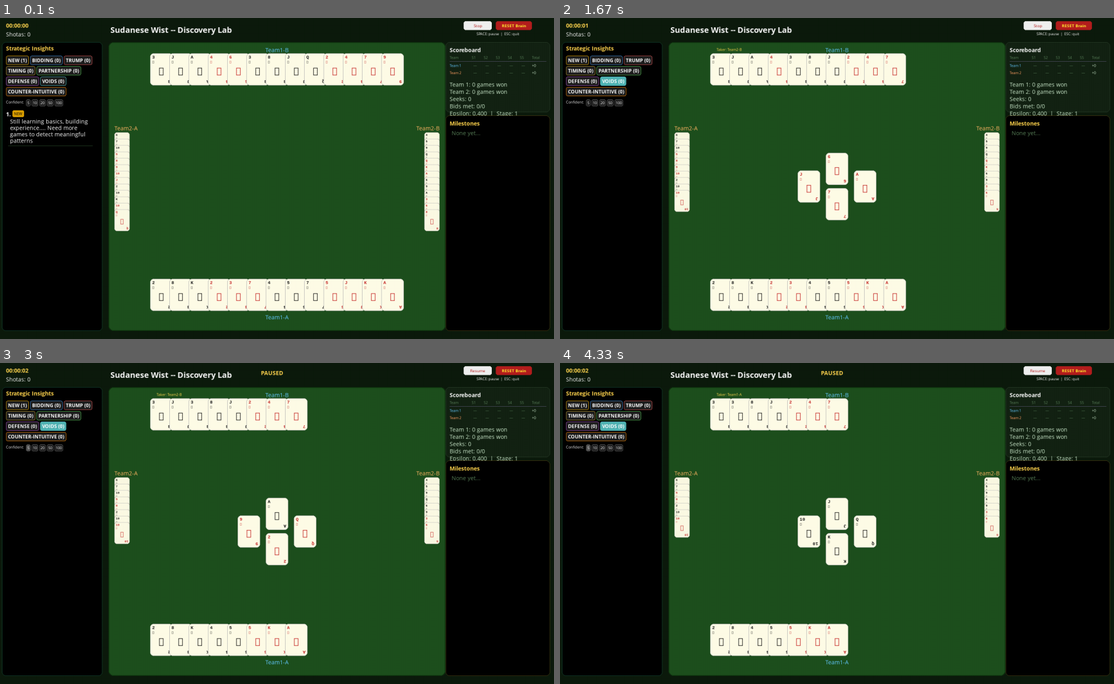
Above: before the commit, frames 1-4 (two rows, left to right).
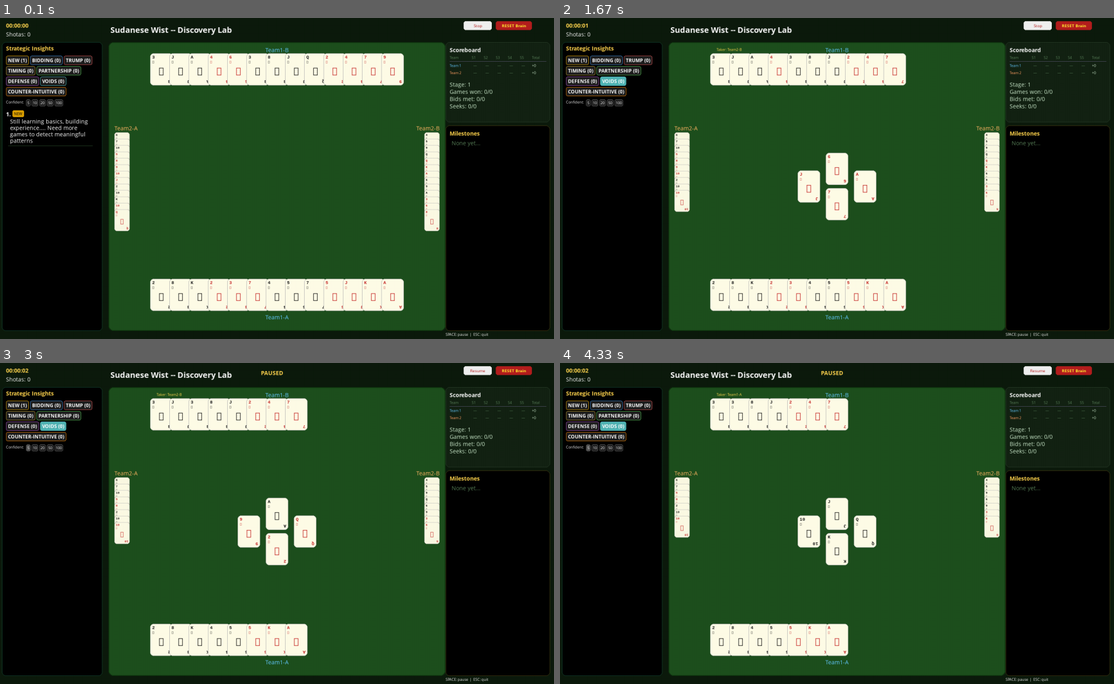
Above: after the commit, the same moments.

Repository: aamagzoub/engineering-intelligence
Game: pygame game, started from gui_wist_discovery/main.py
Same seed, same stepped clock (60 frames per second), same inputs: the game is played once before the commit and once after it.
Inputs (mouse positions are in pixels of both pictures, inside the frame that each line leads up to):
- Up to frame 1 (0.1 s): no input
- Up to frame 2 (1.67 s): click "RESET Brain" at 0.38 s; click (632, 146) at 0.72 s; click "VOIDS (0)" at 1.05 s; click (659, 223) at 1.38 s
- Up to frame 3 (3 s): click "5" at 1.72 s; click (360, 414) at 2.62 s; tap Space at 2.9 s
- Up to frame 4 (4.33 s): tap Space at 3.3, 3.6 s; click (964, 523) at 4.18 s

The runs differ from the first frame. In frame 1, 1.1% of the frame differs, in the area x 80-100%, y 4-100%; in frame 2, 1.1%; in frame 3, 1.1%; in frame 4, 1.1%.

Commit message:
v3.1.6 scoreboard: per-team stats, remove epsilon, move labels to bottom-right

Diff:
--- a/gui_wist_discovery/main.py
+++ b/gui_wist_discovery/main.py
@@ -115,6 +115,10 @@
         self._score_at_shota3 = None
         self._team1_wins = 0
         self._team2_wins = 0
+        self._bids_met_t1 = 0
+        self._bids_met_t2 = 0
+        self._seeks_t1 = 0
+        self._seeks_t2 = 0
 
         # Auto-discovery stats.
         self._auto_stats = create_auto_stats()
@@ -248,14 +252,21 @@
         if res.playing_team_id == 0:
             if bid_met:
                 self.bids_met += 1
+                self._bids_met_t1 += 1
                 self._bids_met_streak += 1
             else:
                 self.bids_failed += 1
                 self._bids_met_streak = 0
             self._bid_history.append(res.winning_bid_value)
-
-        if tt[0] == 13 or tt[1] == 13:
+        else:
+            if bid_met:
+                self._bids_met_t2 += 1
+
+        if tt[0] == 13:
             self.seeks_achieved += 1
+            self._seeks_t1 += 1
+        if tt[1] == 13:
+            self._seeks_t2 += 1
 
         if s0 > self._best_score:
             self._best_score = s0
@@ -660,6 +671,10 @@
         self._best_score = -999
         self._team1_wins = 0
         self._team2_wins = 0
+        self._bids_met_t1 = 0
+        self._bids_met_t2 = 0
+        self._seeks_t1 = 0
+        self._seeks_t2 = 0
 
         self._accumulated_compute = 0.0
         self._app_start_time = time.monotonic()
@@ -709,6 +724,10 @@
             "bids_failed": self.bids_failed,
             "team1_wins": self._team1_wins,
             "team2_wins": self._team2_wins,
+            "bids_met_t1": self._bids_met_t1,
+            "bids_met_t2": self._bids_met_t2,
+            "seeks_t1": self._seeks_t1 + self._auto_stats.get("total_seeks", 0),
+            "seeks_t2": self._seeks_t2,
             "epsilon": self.discovery.epsilon,
             "opponent_stage": self._opponent_stage,
             "milestones_list": self._milestones_list,
--- a/gui_wist_discovery/renderer.py
+++ b/gui_wist_discovery/renderer.py
@@ -194,11 +194,10 @@
         t2 = self._btn_font_bold.render("RESET Brain", True, (255, 230, 50))
         self.screen.blit(t2, t2.get_rect(center=reset_btn.center))
 
-        # Labels below buttons.
+        # Labels at bottom-right, aligned with left edge of milestones box.
         label_text = "SPACE: pause  |  ESC: quit"
         label_surf = self.fonts["small"].render(label_text, True, TEXT_WHITE)
-        label_x = px + (260 - label_surf.get_width()) // 2
-        self.screen.blit(label_surf, (label_x, btn_y + btn_h + 3))
+        self.screen.blit(label_surf, (px, SCREEN_HEIGHT - 18))
 
         return btn, reset_btn
 
@@ -214,7 +213,7 @@
         panel_w = 260
 
         # Scoreboard box.
-        score_h = 175
+        score_h = 200
         score_rect = pygame.Rect(px, 60, panel_w, score_h)
         pygame.draw.rect(self.screen, PANEL_DARK, score_rect, border_radius=10)
         pygame.draw.rect(self.screen, (40, 60, 40), score_rect, width=1, border_radius=10)
@@ -257,11 +256,10 @@
 
         y += 8
         stats_lines = [
-            f"Team 1: {state.get('team1_wins', 0)} games won",
-            f"Team 2: {state.get('team2_wins', 0)} games won",
-            f"Seeks: {state['seeks_achieved']}",
-            f"Bids met: {state['bids_met']}/{state['bids_met'] + state['bids_failed']}",
-            f"Epsilon: {state['epsilon']:.3f}  |  Stage: {state['opponent_stage']}",
+            f"Stage: {state['opponent_stage']}",
+            f"Games won: {state.get('team1_wins', 0)}/{state.get('team2_wins', 0)}",
+            f"Bids met: {state.get('bids_met_t1', 0)}/{state.get('bids_met_t2', 0)}",
+            f"Seeks: {state.get('seeks_t1', 0)}/{state.get('seeks_t2', 0)}",
         ]
         for line in stats_lines:
             self.screen.blit(self.fonts["medium"].render(line, True, TEXT_LIGHT), (px + 10, y))
